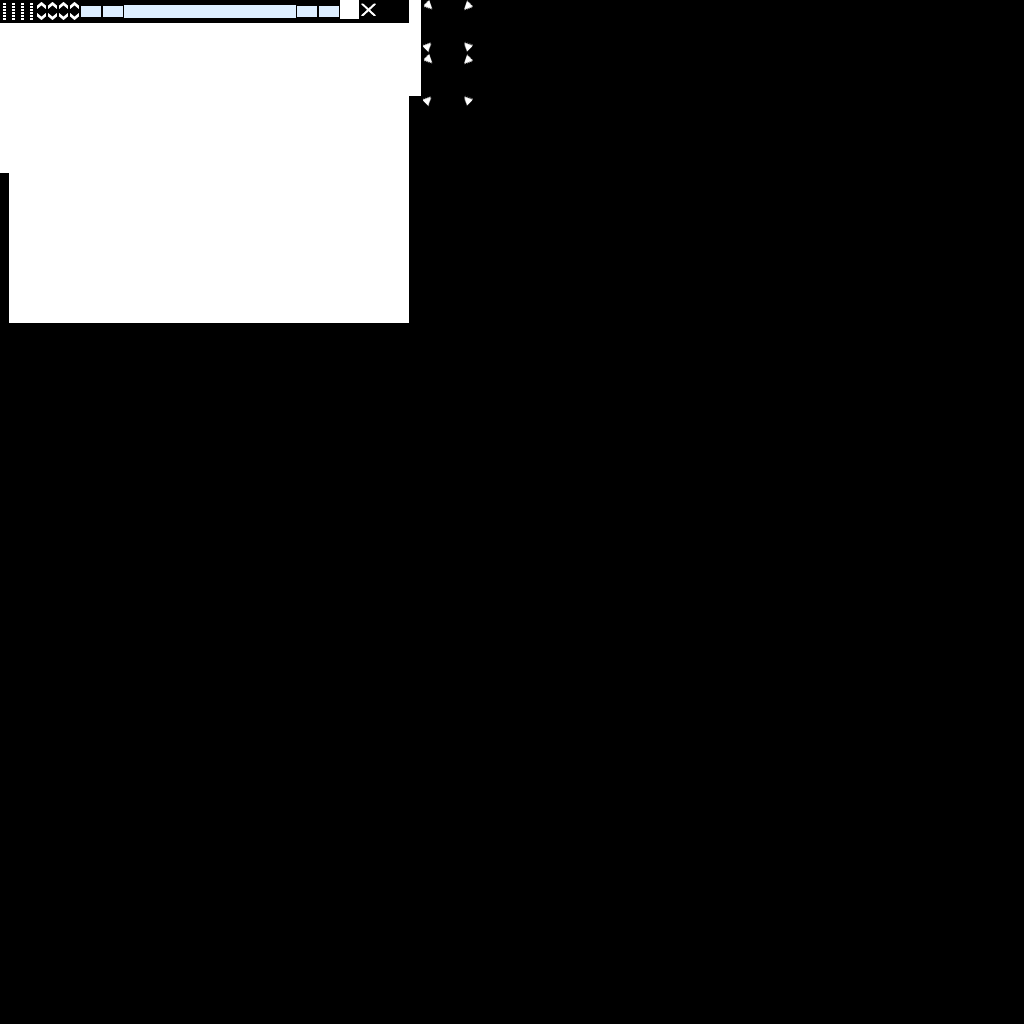
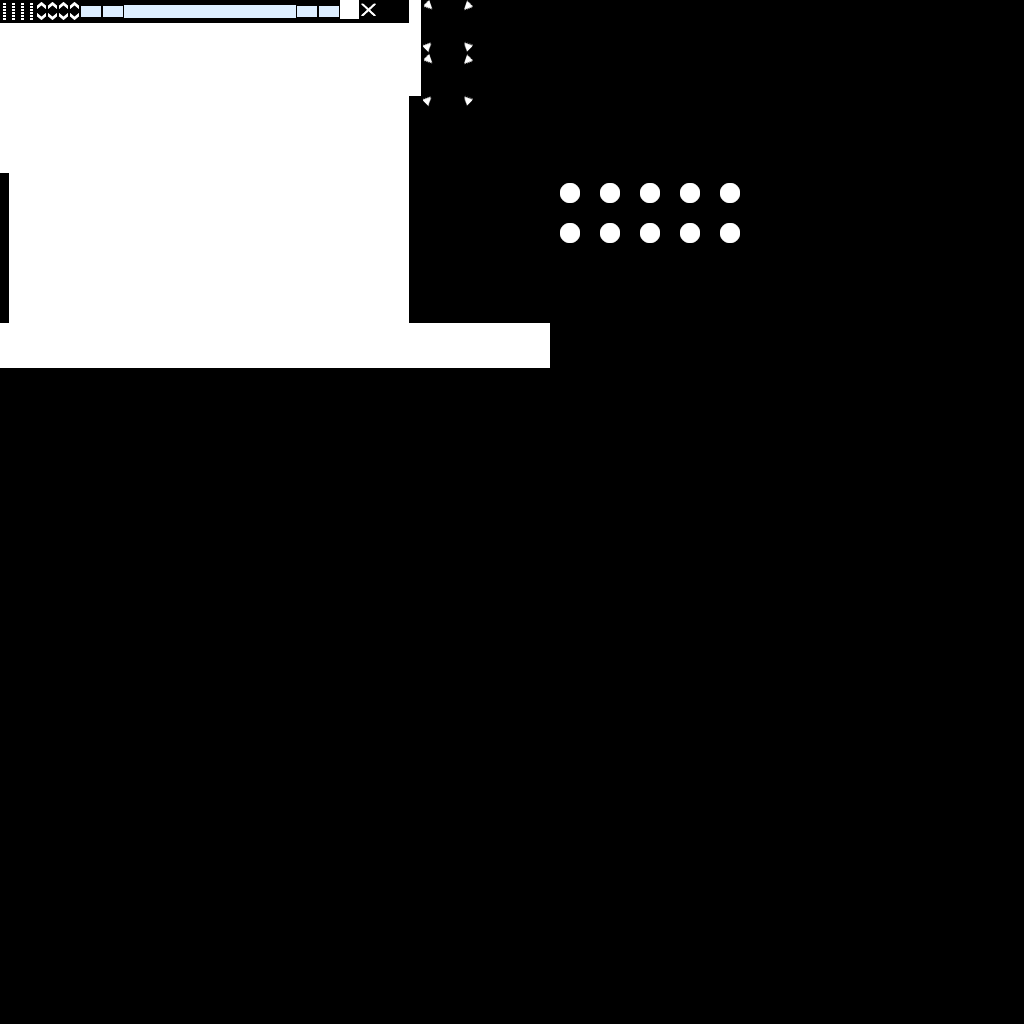
Revision of a layered 1024x1024 image; what changed, layer by layer:
added group "Lobby" (1st of 2, in "Themes") with 2 layers in group "Themes" over (x1=0, y1=323, x2=550, y2=368)
added layer "Underline" (1st of 2, in "Themes" › "Lobby") in group "Lobby" over (x1=0, y1=366, x2=550, y2=368)
added layer "Bar" (1st of 4, in "Themes" › "Lobby") in group "Lobby" over (x1=0, y1=323, x2=550, y2=366)
added group "Teams" (1st of 2, in "Themes") with 30 layers in group "Themes" over (x1=560, y1=183, x2=740, y2=243)
added group "Team 10" (1st of 2, in "Themes" › "Teams") with 2 layers in group "Teams" over (x1=720, y1=223, x2=740, y2=243)
added layer "Circle" (1st of 20, in "Themes" › "Teams" › "Team 10") in group "Team 10" over (x1=720, y1=223, x2=740, y2=243)
added group "Team 9" (1st of 2, in "Themes" › "Teams") with 2 layers in group "Teams" over (x1=680, y1=223, x2=700, y2=243)
added layer "Circle" (2nd of 20, in "Themes" › "Teams" › "Team 9") in group "Team 9" over (x1=680, y1=223, x2=700, y2=243)
added group "Team 8" (1st of 2, in "Themes" › "Teams") with 2 layers in group "Teams" over (x1=640, y1=223, x2=660, y2=243)
added layer "Circle" (3rd of 20, in "Themes" › "Teams" › "Team 8") in group "Team 8" over (x1=640, y1=223, x2=660, y2=243)
added group "Team 7" (1st of 2, in "Themes" › "Teams") with 2 layers in group "Teams" over (x1=600, y1=223, x2=620, y2=243)
added layer "Circle" (4th of 20, in "Themes" › "Teams" › "Team 7") in group "Team 7" over (x1=600, y1=223, x2=620, y2=243)
added group "Team 6" (1st of 2, in "Themes" › "Teams") with 2 layers in group "Teams" over (x1=560, y1=223, x2=580, y2=243)
added group "Lobby" (2nd of 2, in "Alpha") with 2 layers in group "Alpha" over (x1=0, y1=323, x2=550, y2=368)
added layer "Underline" (2nd of 2, in "Alpha" › "Lobby") in group "Lobby" over (x1=0, y1=366, x2=550, y2=368)
added group "Teams" (2nd of 2, in "Alpha") with 30 layers in group "Alpha" over (x1=560, y1=183, x2=740, y2=243)
…and 51 more changes (51 added)
